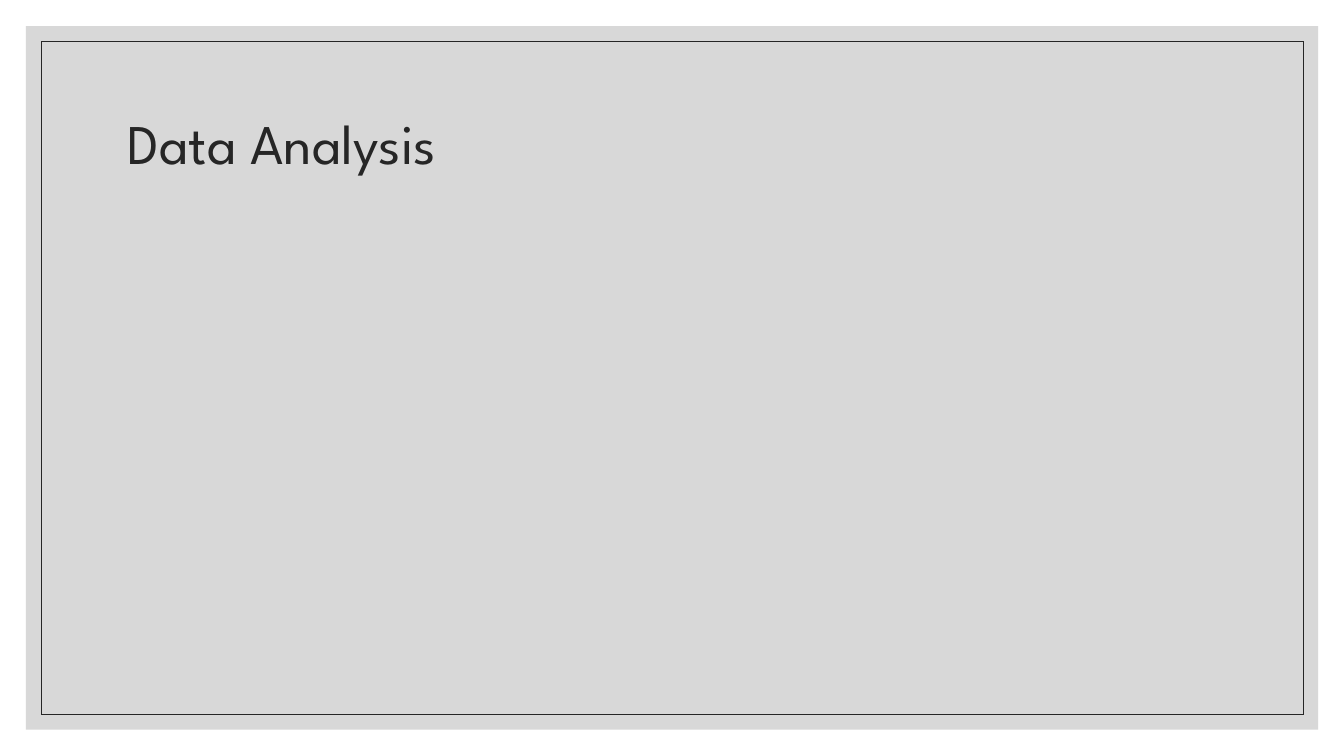
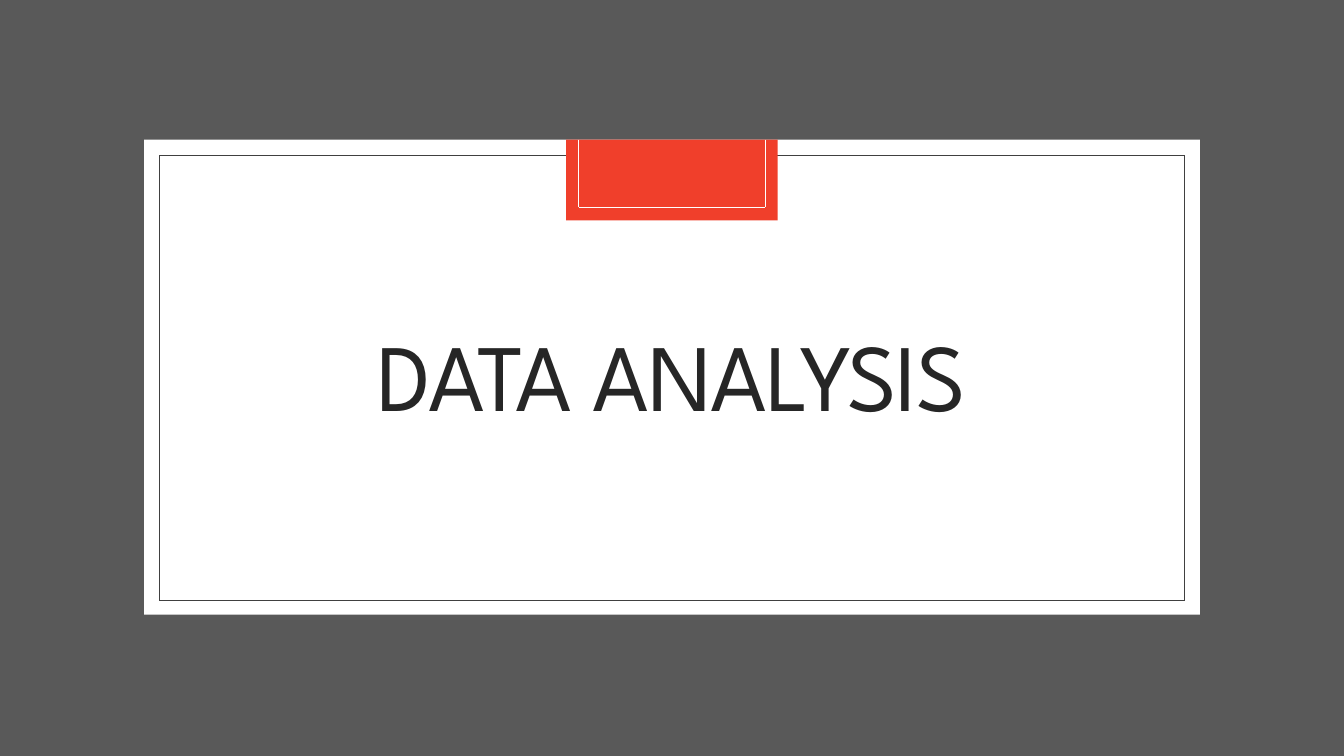
Before and after one commit to yanthedeveloper/Project1, a slide deck: slide 6 of Project 1 Div 101 Updated Slides.pptx (slide 5 before the commit). Drawn at 1344x756 pixels with LibreOffice and Linux fonts; fonts in the diff are those of the drawing. Boxes give left, top, right and bottom in pixels: in the first picture for what was removed or moved away, otherwise in the second. Text is boxed around its words. In the diff, an @@ line names an element or a change of style, - is before the commit and + after.

Commit message:
Updated slides for final deck 4.30

```diff
--- a/Project 1 Div 101 Updated Slides.pptx
+++ b/Project 1 Div 101 Updated Slides.pptx
@@ rectangle: place and size @@
-rectangle at (26, 26, 1319, 730)
+rectangle at (0, 0, 1344, 756)
@@ rectangle at (0, 0, 1344, 756): fill #BFBFBF at 60% opacity to #595959 @@
@@ rectangle: place and size @@
-rectangle at (41, 41, 1304, 715)
+rectangle at (144, 140, 1200, 615)
@@ rectangle at (144, 140, 1200, 615): fill none to #FFFFFF; outline #262626 0.5 pt to none; shadow on @@
@@ rectangle added at (567, 140, 778, 221), fill #F03F2B @@
@@ line added from (579, 140) to (579, 208), #FFFFFF 0.5 pt @@
@@ line added from (765, 140) to (765, 208), #FFFFFF 0.5 pt @@
@@ rectangle added at (159, 155, 1185, 600), outline #404040 0.5 pt @@
@@ line added from (579, 208) to (765, 208), #FFFFFF 0.5 pt @@
@@ title at (378, 347, 966, 412): text changed; size 40 to 68 pt @@
-Data Analysis
+DATA ANALYSIS
```
Also in this commit, not shown: 1 other slide changed, 16 slides added, 3 slides removed, 1 other file.
